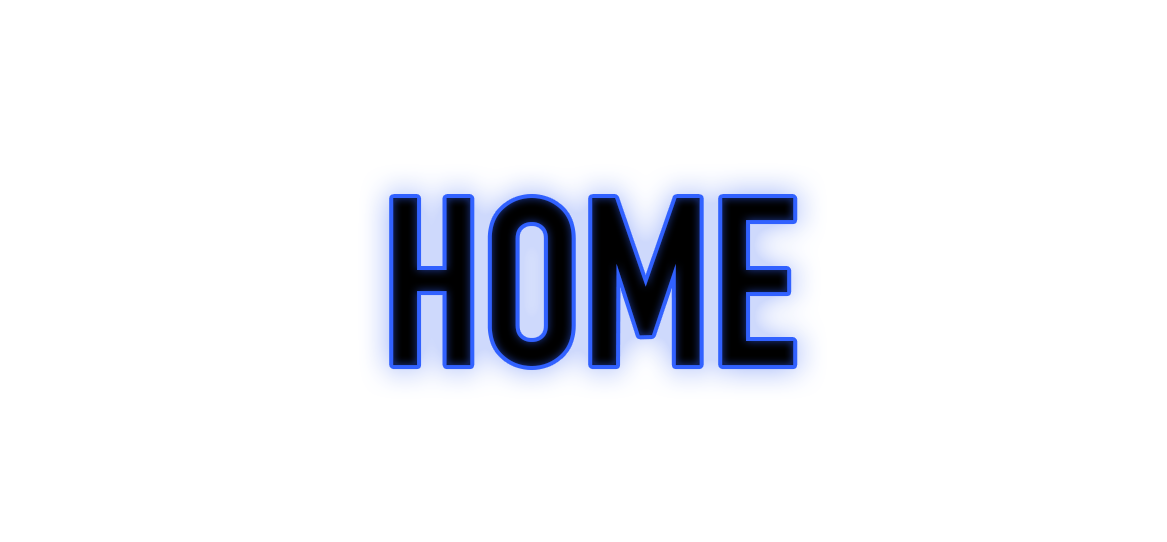
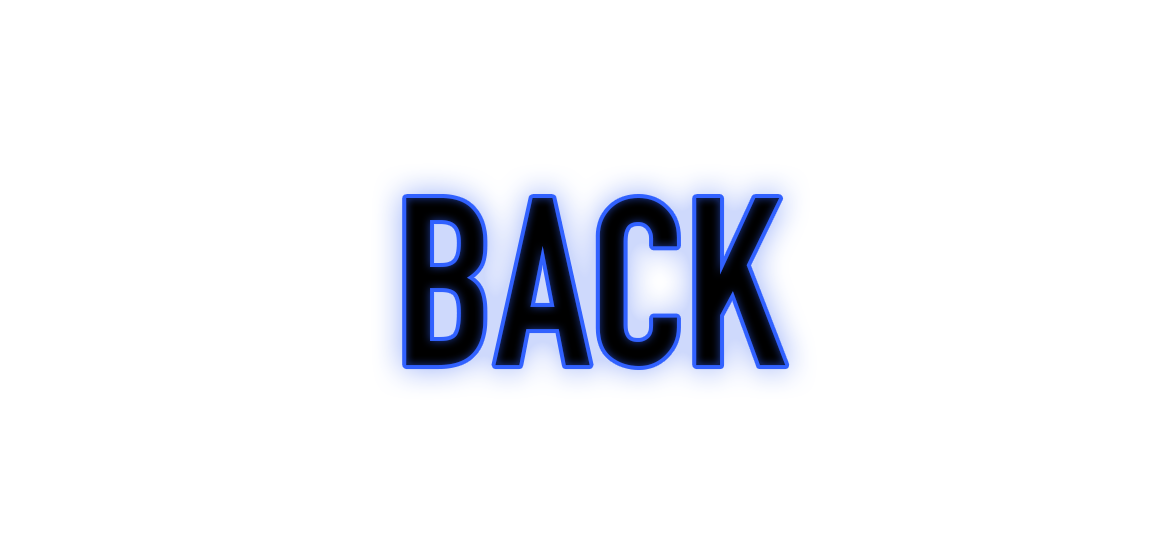
Layer changes from the first 1167×542 image to the second:
renamed "HOME" to "BACK", painted on it over left=393, top=198, right=794, bottom=366
